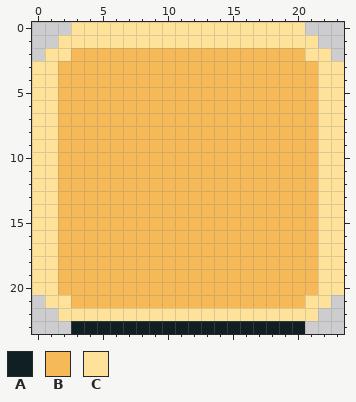
Edited in one commit: pixel-art file (assets/source/aseprite/ui_progress_gold.aseprite). That is the earlier state.
24x24 pixels, 1 frame.
Palette (. is transparent): A #101f24  B #f5b957  C #ffe29a
After:
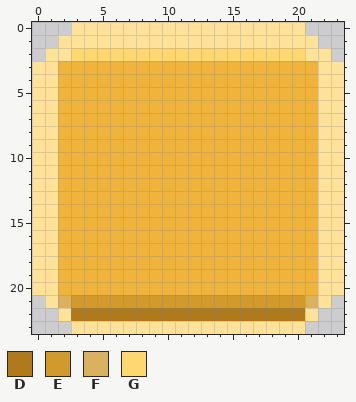
Colours new in this view: D #b07a1c  E #d2992d  F #dab15f  G #ffd770
Diff:
layer "Gloss and drop edge" added
Colour B changes from #f5b957 to #f0b43c.
Layers "Gloss and drop edge", "Beveled pixel border":
The edit turns colour A into colour C in row 23 at x 3 to 20.
The edit turns colour C into colour D in row 22 at x 3 to 20.
The edit turns colour B into colour E in row 21 at x 3 to 20.
The edit turns colour C into colour F in row 21 at x 2 and 21.
The edit turns colour B into colour G in row 2 at x 3 to 20.
Where, in picture pixels (left, top, right, bottom), the same in both pictures:
changed: (58, 48, 318, 334)
